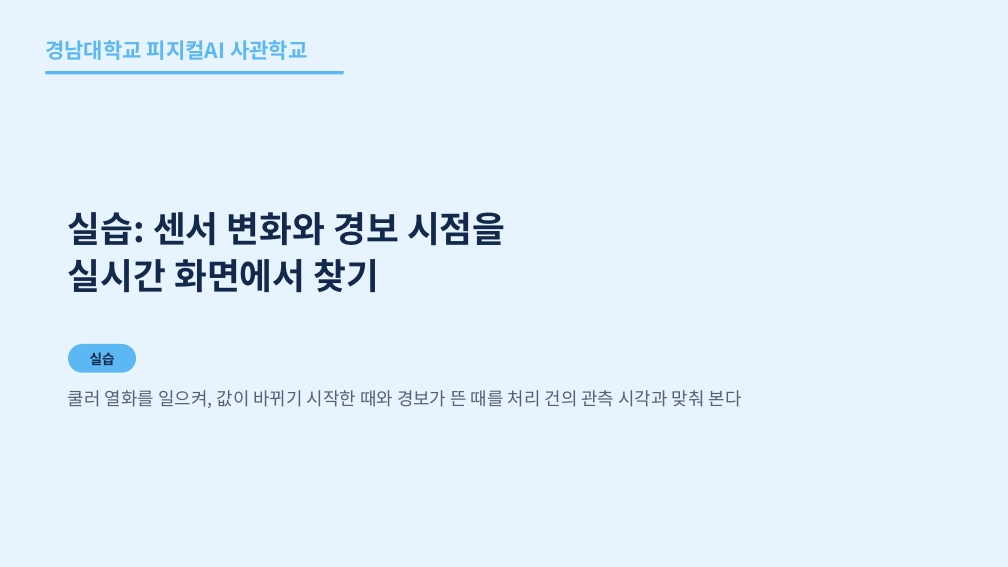
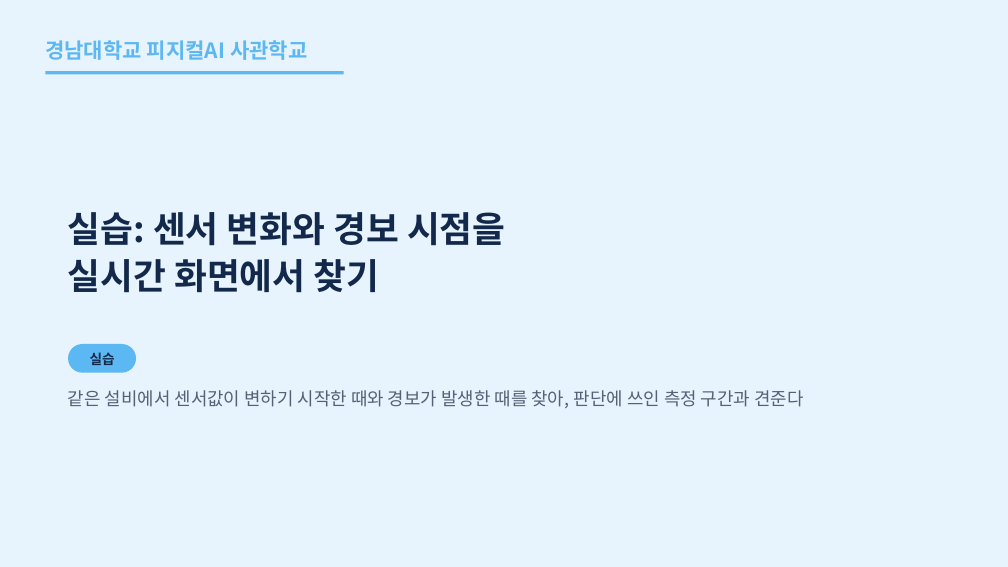
Before and after one commit to uengine-oss/hyd-iot-edu, a slide deck: slide 63 of workspace/강의제작/산출물/통합반/이론/05회차/통합반_05일차.pptx. Drawn at 1008x567 pixels with LibreOffice and Linux fonts; fonts in the diff are those of the drawing. Boxes give left, top, right and bottom in pixels: in the first picture for what was removed or moved away, otherwise in the second. Text is boxed around its words. In the diff, an @@ line names an element or a change of style, - is before the commit and + after.

Commit message:
통합반 5회차 63~64장 센서 변화와 경보 발생 시각의 비교 기준을 실습 소개에 반영한다

```diff
--- a/workspace/강의제작/산출물/통합반/이론/05회차/통합반_05일차.pptx
+++ b/workspace/강의제작/산출물/통합반/이론/05회차/통합반_05일차.pptx
@@ text at <box>68,390,803,408</box>: text changed @@
-쿨러 열화를 일으켜, 값이 바뀌기 시작한 때와 경보가 뜬 때를 처리 건의 관측 시각과 맞춰 본다
+같은 설비에서 센서값이 변하기 시작한 때와 경보가 발생한 때를 찾아, 판단에 쓰인 측정 구간과 견준다
```
Also in this commit, not shown: 1 other slide changed, 18 other files.
